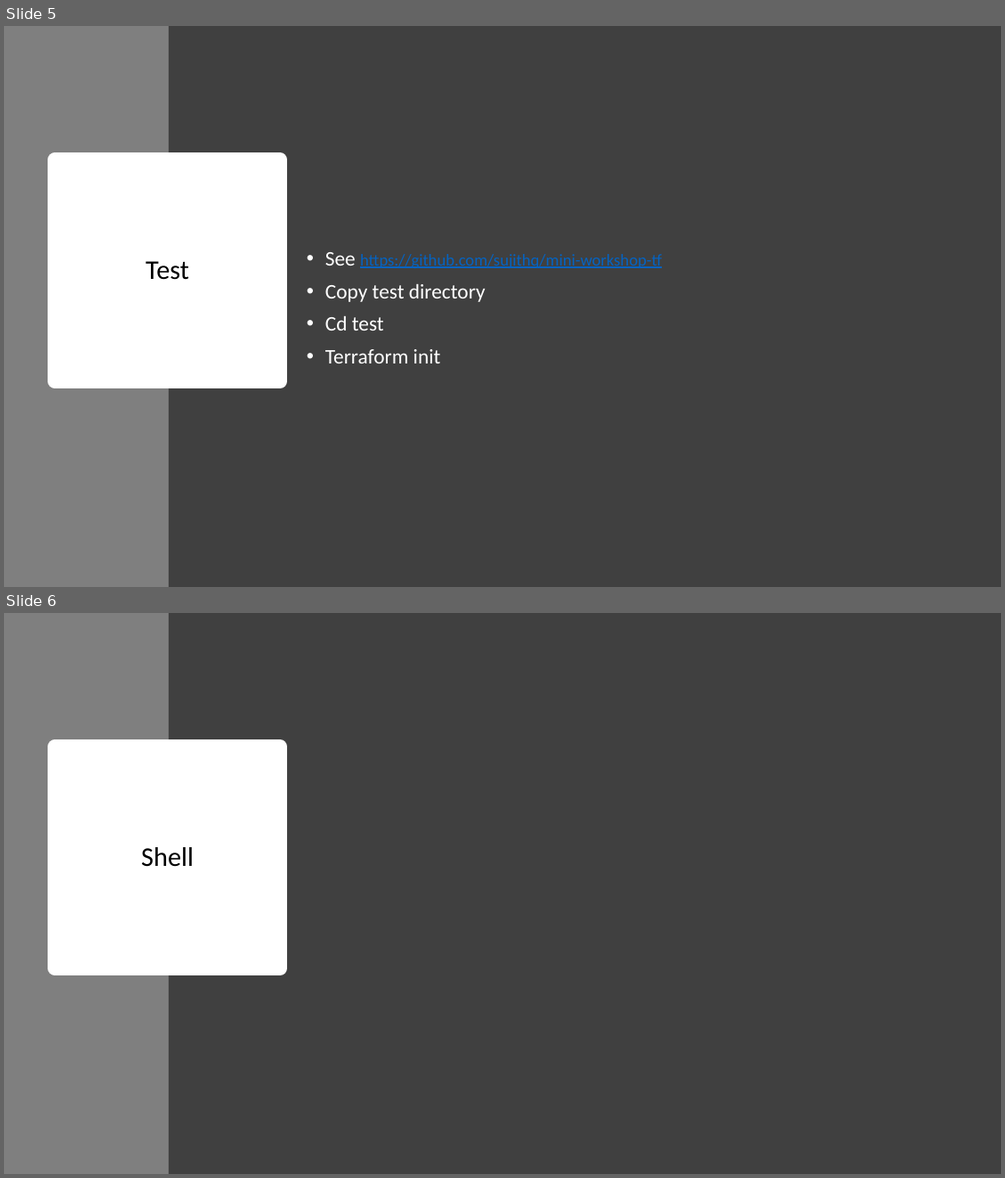
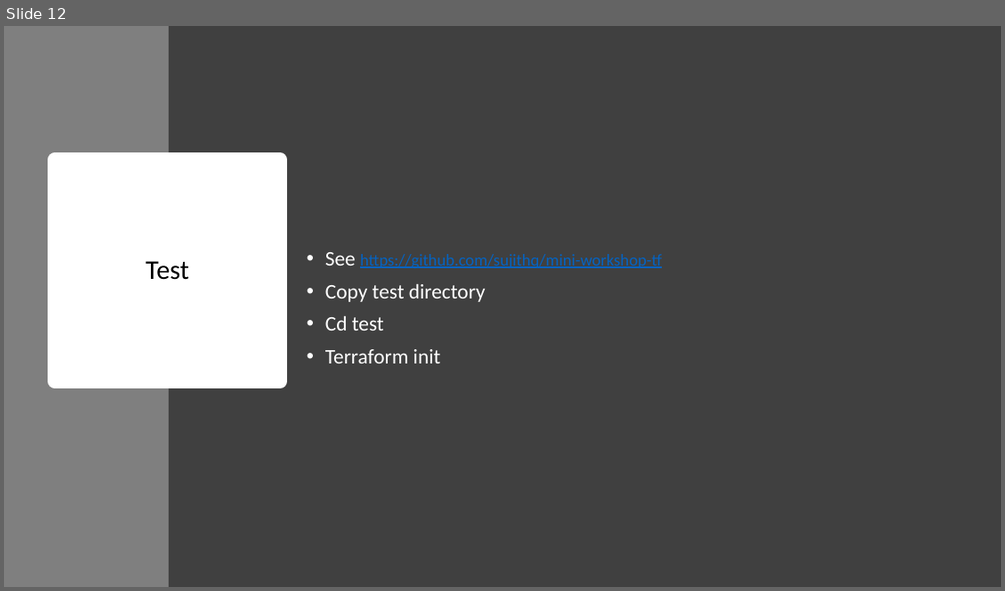
Before and after one commit to sujithq/mini-workshop-tf, a slide deck: Presentation.pptx. Shown one above the other, each under a label of ours: slides 5 and 6 before the commit, slide 12 after it. The pictures are 1005x1178 and 1005x591 pixels, drawn with LibreOffice and Linux fonts; fonts in the diff are those of the drawing. Boxes give left, top, right and bottom in pixels: in the first picture for what was removed or moved away, otherwise in the second. Text is boxed around its words. In the diff, an @@ line names an element or a change of style, - is before the commit and + after.

```diff
--- a/Presentation.pptx
+++ b/Presentation.pptx
@@ slide 6 removed at bbox=[4, 613, 1001, 1174], background #FFFFFF @@
@@ rectangle removed at bbox=[4, 613, 169, 1174] @@
@@ rectangle removed at bbox=[169, 613, 1001, 1174] @@
@@ title removed at bbox=[55, 747, 280, 968] @@
-Shell
@@ what was slide 5 is now slide 12 @@
```
Also in this commit, not shown: 1 slide changed, 11 slides added, 1 other file.
